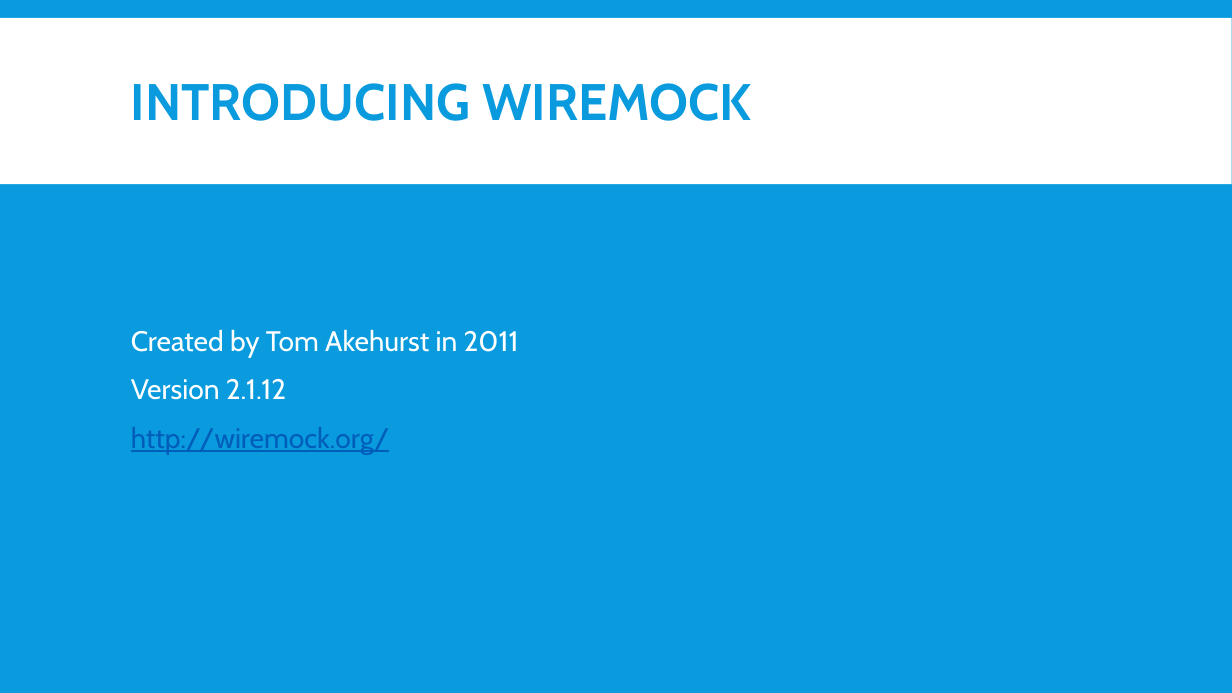
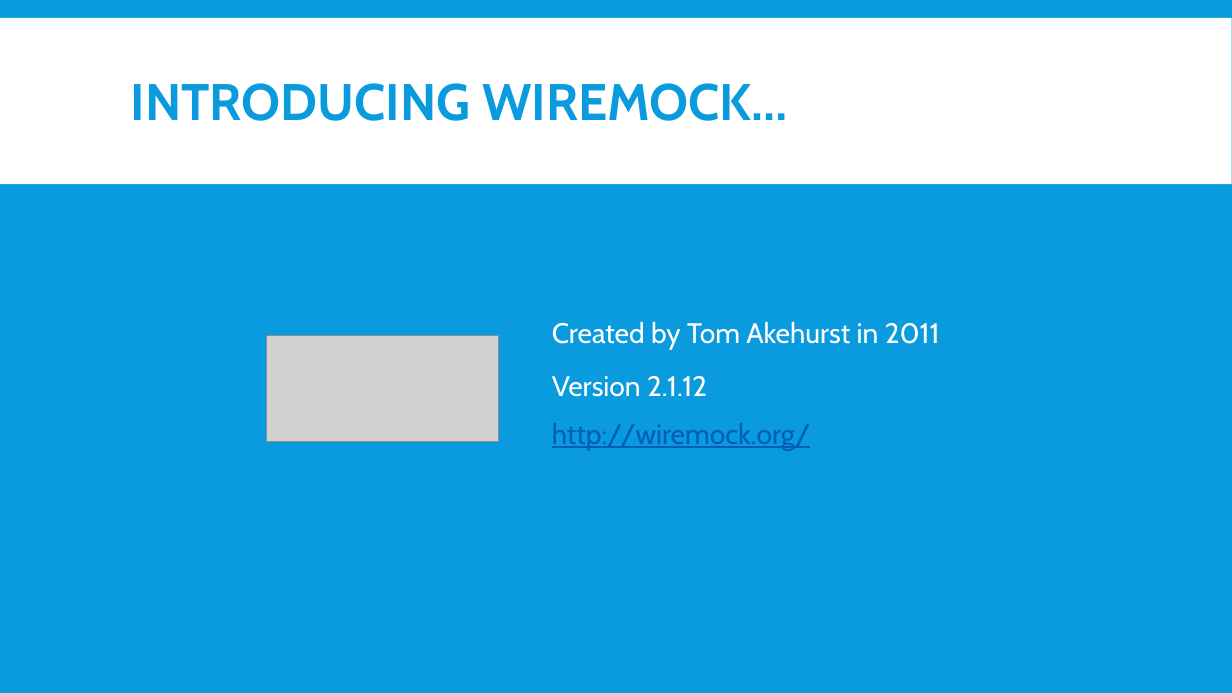
Before and after one commit to nickebbitt/wiremock-examples, a slide deck: slide 7 of wiremock-slides.pptx. Drawn at 1232x693 pixels with LibreOffice and Linux fonts; fonts in the diff are those of the drawing; grey boxes stand for pictures. Boxes give left, top, right and bottom in pixels: in the first picture for what was removed or moved away, otherwise in the second. Text is boxed around its words. In the diff, an @@ line names an element or a change of style, - is before the commit and + after.

```diff
--- a/wiremock-slides.pptx
+++ b/wiremock-slides.pptx
@@ title at (x1=131, y1=83, x2=788, y2=121): text changed @@
-INTRODUCING WIREMOCK
+INTRODUCING WIREMOCK…
@@ text "Created by Tom Akehurst in ..." moved from (x1=131, y1=329, x2=519, y2=454) to (x1=552, y1=321, x2=940, y2=450) @@
@@ picture added at (x1=266, y1=335, x2=498, y2=442) @@
@@ text at (x1=552, y1=376, x2=707, y2=397): line spacing 0.9 to 1 @@
```
Also in this commit, not shown: 6 other slides changed, 3 slides added, 1 slide removed, 3 other files.
